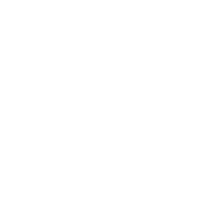
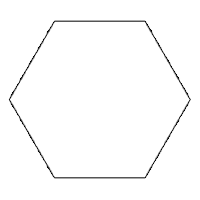
Two versions of the same layered image (200x200). Layer-by-layer changes:
painted on "Shape 1" (1st of 2) over <box>8,20,191,179</box>
